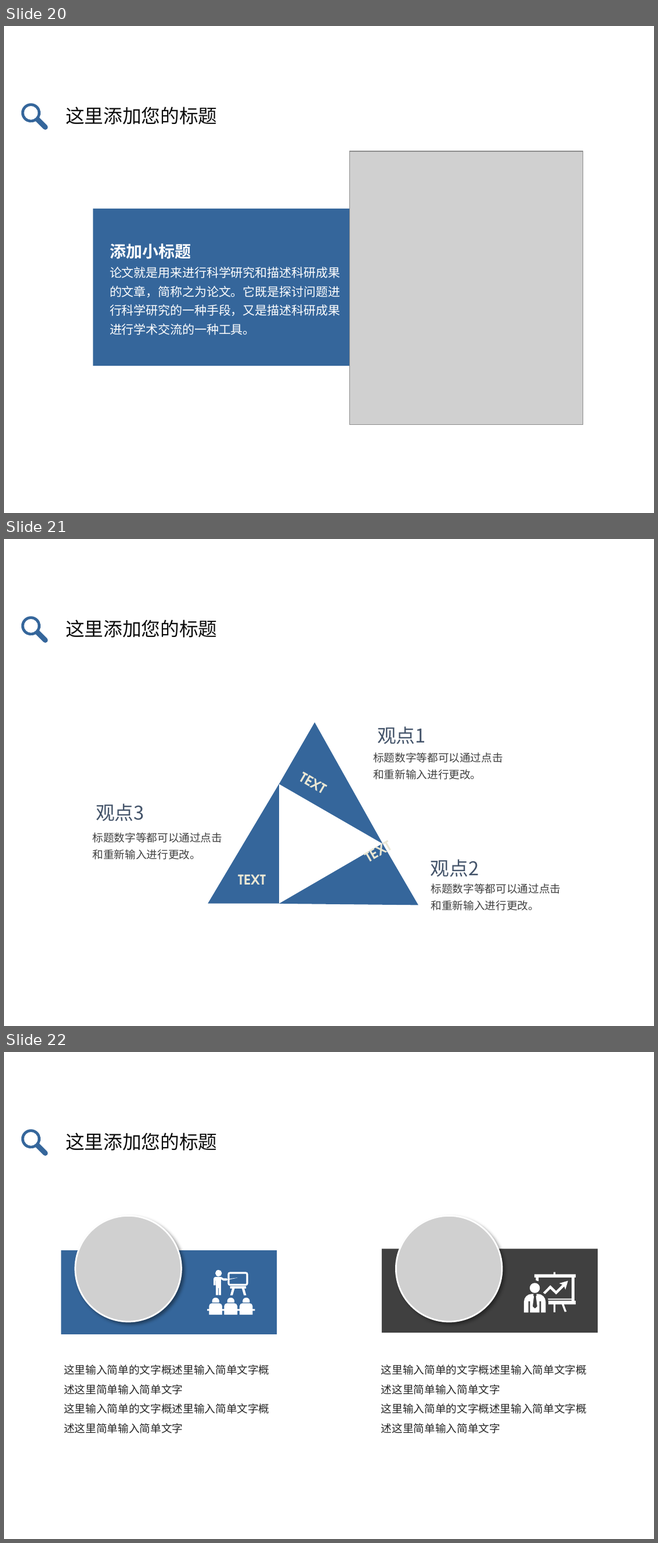
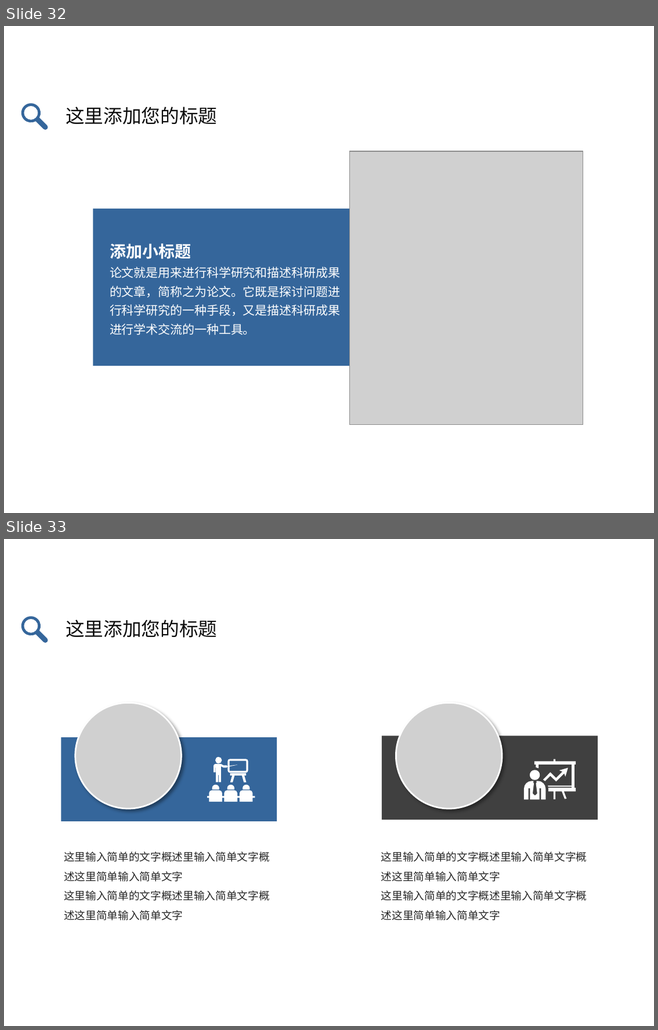
Before and after one commit to zhongdeming428/graduation-design, a slide deck: 阶段性报告/毕设答辩.pptx. Shown one above the other, each under a label of ours: slides 20, 21 and 22 before the commit, slides 32 and 33 after it. The pictures are 658x1543 and 658x1030 pixels, drawn with LibreOffice and Linux fonts; fonts in the diff are those of the drawing; grey boxes stand for pictures. Boxes give left, top, right and bottom in pixels: in the first picture for what was removed or moved away, otherwise in the second. Text is boxed around its words. In the diff, an @@ line names an element or a change of style, - is before the commit and + after.

```diff
--- a/阶段性报告/毕设答辩.pptx
+++ b/阶段性报告/毕设答辩.pptx
@@ slide 21 removed at bbox=[4, 539, 654, 1026], background #FFFFFF @@
@@ freeform shape removed at bbox=[20, 616, 48, 643] @@
@@ text removed at bbox=[65, 620, 217, 638] @@
-这里添加您的标题
@@ right triangle removed at bbox=[279, 722, 418, 844] @@
@@ text removed at bbox=[377, 726, 425, 744] @@
-观点1
@@ text removed at bbox=[290, 763, 337, 803] @@
-TEXT
@@ text removed at bbox=[373, 752, 503, 780] @@
-标题数字等都可以通过点击和重新输入进行更改。
@@ right triangle removed at bbox=[208, 784, 279, 903] @@
@@ text removed at bbox=[96, 803, 144, 821] @@
-观点3
@@ text removed at bbox=[93, 832, 223, 860] @@
-标题数字等都可以通过点击和重新输入进行更改。
@@ right triangle removed at bbox=[279, 843, 418, 966] @@
@@ text removed at bbox=[343, 851, 390, 891] @@
-TEXT
@@ text removed at bbox=[430, 859, 478, 877] @@
-观点2
@@ text removed at bbox=[238, 874, 266, 885] @@
-TEXT
@@ text removed at bbox=[431, 884, 561, 911] @@
-标题数字等都可以通过点击和重新输入进行更改。
@@ what was slide 20 is now slide 32 @@
@@ what was slide 22 is now slide 33 @@
```
Also in this commit, not shown: 1 slide changed, 12 slides added, 1 other file.
